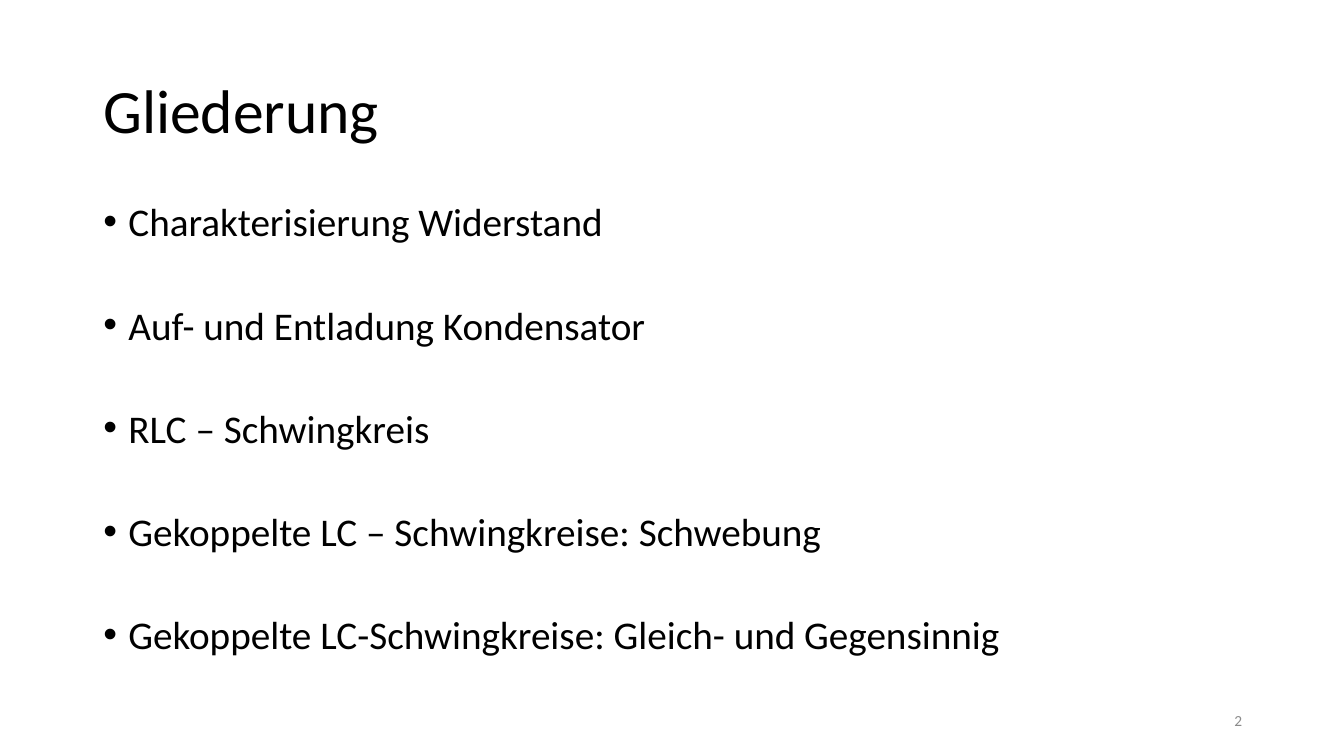
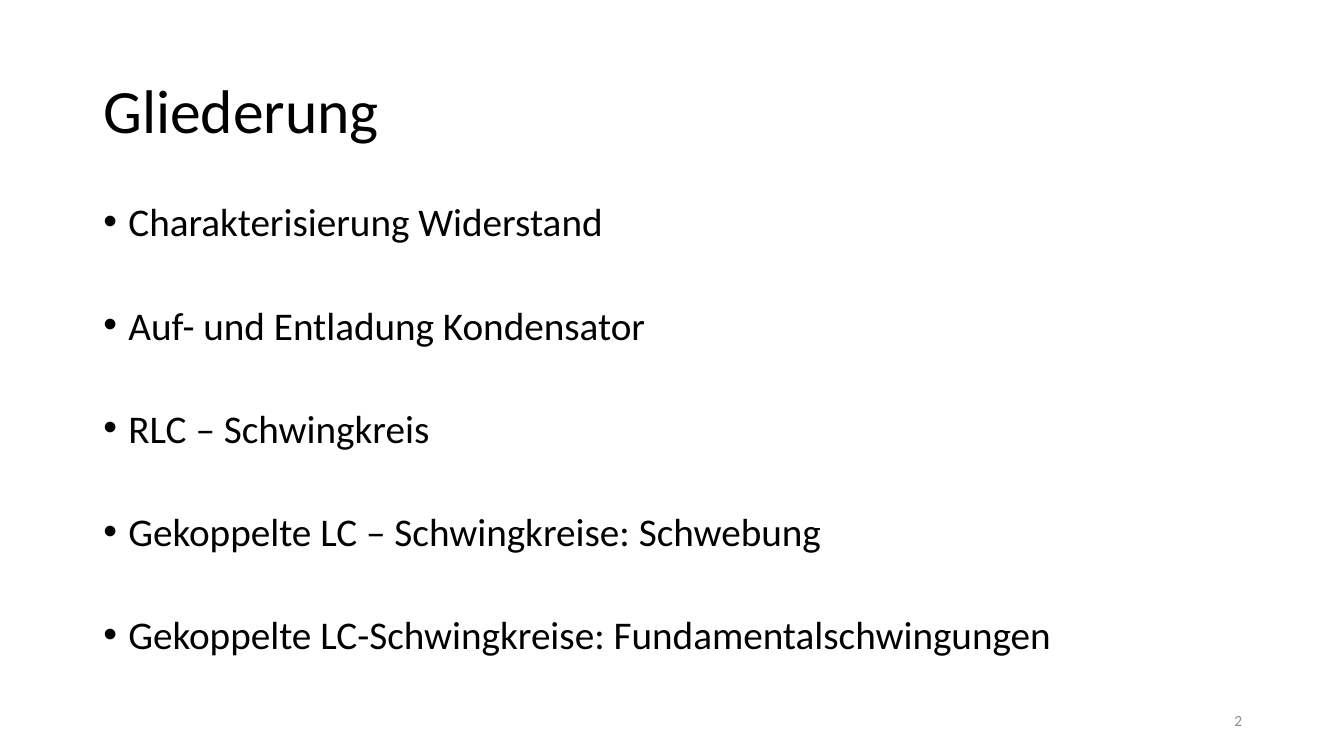
Before and after one commit to thewhitecat/grundpraktikum1, a slide deck: slide 2 of Elektronik/Elektronik.pptx. Drawn at 1344x756 pixels with LibreOffice and Linux fonts; fonts in the diff are those of the drawing. Boxes give left, top, right and bottom in pixels: in the first picture for what was removed or moved away, otherwise in the second. Text is boxed around its words. In the diff, an @@ line names an element or a change of style, - is before the commit and + after.

```diff
--- a/Elektronik/Elektronik.pptx
+++ b/Elektronik/Elektronik.pptx
@@ text at [128,621,1051,656]: text changed @@
-• Gekoppelte LC-Schwingkreise: Gleich- und Gegensinnig
+• Gekoppelte LC-Schwingkreise: Fundamentalschwingungen
```
Also in this commit, not shown: 1 other slide changed, 15 slides added.
